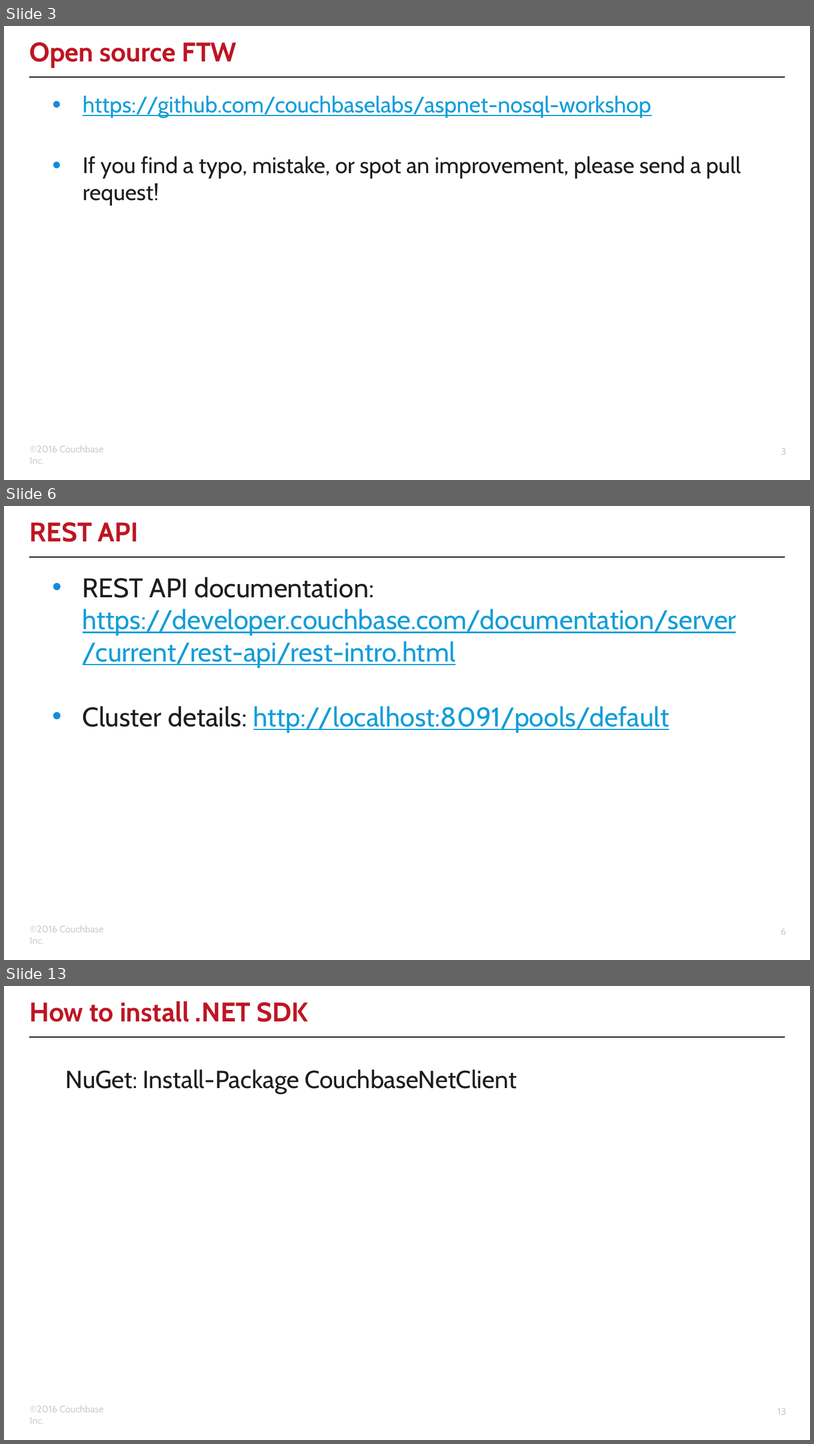
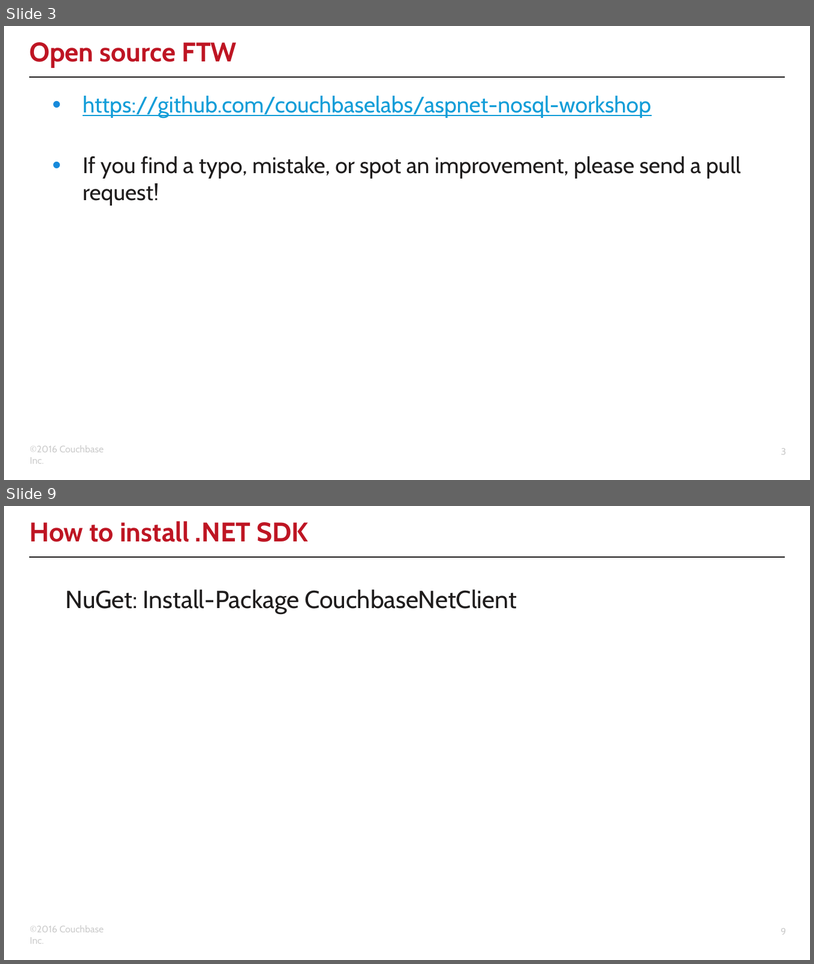
Before and after one commit to couchbaselabs/aspnet-nosql-workshop, a slide deck: 02/02.pptx. Shown one above the other, each under a label of ours: slides 3, 6 and 13 before the commit, slides 3 and 9 after it; the slides between them are not shown. The pictures are 814x1444 and 814x964 pixels, drawn with LibreOffice and Linux fonts; fonts in the diff are those of the drawing; background and template pictures are left out. Boxes give left, top, right and bottom in pixels: in the first picture for what was removed or moved away, otherwise in the second. Text is boxed around its words. In the diff, an @@ line names an element or a change of style, - is before the commit and + after.

Commit message:
02 - updated slides to add more detail

```diff
--- a/02/02.pptx
+++ b/02/02.pptx
@@ slide 6 removed at [4, 506, 810, 960], background #FFFFFF; not listed: 3 template elements that a slide beside it also shows @@
@@ title removed at [30, 522, 138, 542] @@
-REST API
@@ text removed at [83, 577, 737, 732] @@
-• REST API documentation: https://developer.couchbase.com/documentation/server/current/rest-api/rest-intro.html
-• Cluster details: http://localhost:8091/pools/default
@@ what was slide 13 is now slide 9 @@
@@ page number at [781, 928, 786, 934]: text changed @@
-13
+9
```
Also in this commit, not shown: 6 slides changed, 4 slides added, 5 other slides removed.
